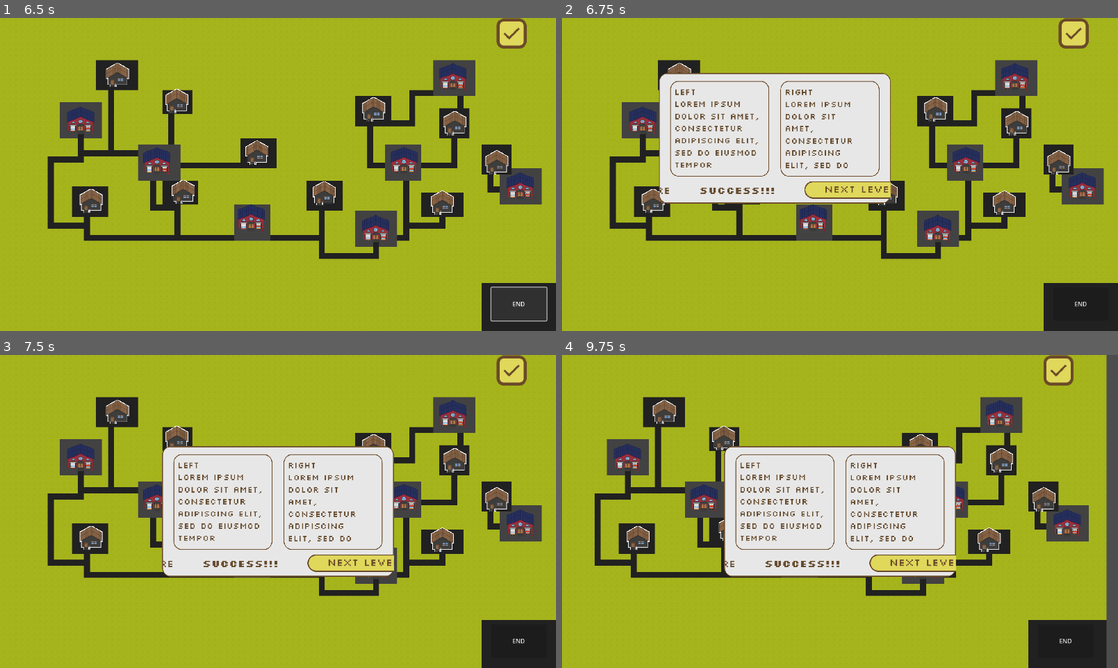
Above: before the commit, frames 1-4 (two rows, left to right).
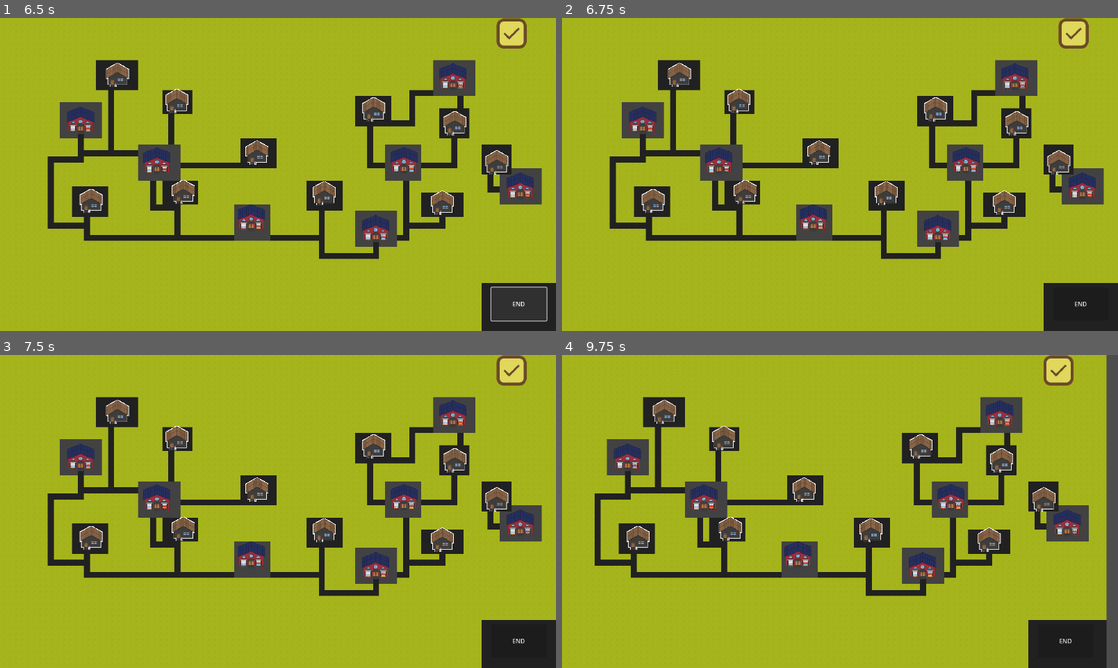
Above: after the commit, the same moments.

Repository: trang-ngn/SOS-Game
Game: Godot game, scene res://main.tscn
Same seed, same stepped clock (60 frames per second), same inputs: the game is played once before the commit and once after it.
Inputs (mouse positions are in pixels of both pictures, inside the frame that each line leads up to):
- Up to frame 1 (6.5 s): click "0 : 40" at 0.5 s; click "1 : 40" at 1.25 s; click "2 : 20" at 2 s; click "3 : 15" at 2.75 s; click "4 : 8" at 3.5 s; click "5 : 20" at 4.25 s; click "6 : 20" at 5 s; click "END" at 5.75 s
- Up to frame 2 (6.75 s): click (1073, 33) at 6.5 s
- Up to frame 3 (7.5 s): click (511, 370) at 7.25 s
- Up to frame 4 (9.75 s): click (923, 561) at 8.02 s; click (923, 561) at 8.77 s; tap Enter at 9.5 s; move the mouse to (962, 495) at 9.52 s; hold Right (right) from 9.53 s (still down)

Frame 1 is identical in both runs. In frame 2, 17% of the frame differs, in the area x 17-60%, y 17-60%; in frame 3, 17%; in frame 4, 17%, in the area x 29-71%, y 29-71%.

Commit message:
feat: add action for button when submit, show result and compare solution

Diff:
--- a/sos-game/Scripts/level_script.gd
+++ b/sos-game/Scripts/level_script.gd
@@ -1,53 +1,108 @@
 class_name Level
 extends Node2D
 
-var solution : Array[bool] = [false, false, true, true, true, true, false]
-var picked : Array[bool] = []
+var solution: Array[bool] = [false, false, true, true, true, true, false]
+var picked: Array[bool] = []
+var total_cost: float = 0
 
 #make sure the houses and station are in order
-@export var stations : Array[RescueStation]
-@export var houses : Array[House]
+@export var stations: Array[RescueStation]
+@export var houses: Array[House]
 
-func houses_covered()->bool : #check if all houses is covered
-	for house in houses :
-		if(!house.is_covered()) :
+
+func houses_covered()->bool: #check if all houses is covered
+	for house in houses:
+		if (!house.is_covered()):
 			return false
 
 	return true
 
-func update_picked() :
-	var result : Array[bool]
 
-	for station in stations :
+func update_picked():
+	var result: Array[bool] = []
+	var cost: float = 0
+
+	for station in stations:
 		result.append(station.is_built())
+		cost += station.cost if station.is_built() else 0
 
+	total_cost = cost
 	picked = result
 
-func _process(delta: float) -> void:
-	pass
+
+#func _process(delta: float) -> void:
+	#pass
 
 
 func _on_button_button_up() -> void:
 	update_picked()
-	if(houses_covered()) :
+	if (houses_covered()):
 		print("Optimal solution : ")
 		print_something(solution)
 		print("Your solution : ")
 		print_something(picked)
 
-
-	else :
+	else:
 		print("Not all house is covered\n")
 
+
 #cannot think of better name atm my bad
-func print_something(array : Array[bool]) ->void :
+func print_something(array: Array[bool]) -> void:
 	print("====================")
-	var i : int = 0
-	for value in array :
+	var i: int = 0
+
+	for value in array:
 		print(str(i) + " : " + str(value))
 		i += 1
+
 	print("====================\n")
 
 
 func _on_done_button_pressed() -> void:
+	update_picked()
+	print(stations)
+	var left_label: Label = $PopupPanel/ResultDialog/LeftLabel
+	var right_label: Label = $PopupPanel/ResultDialog/RightLabel
+	var score_label: Label = $PopupPanel/ResultDialog/HBoxContainer/ScoreLabel
+	var success_label: Label = $PopupPanel/ResultDialog/HBoxContainer/SuccessLabel
+	var next_level_button: TextureButton = $PopupPanel/ResultDialog/HBoxContainer/NextLevelButton
+	var try_again_button: TextureButton = $PopupPanel/ResultDialog/HBoxContainer/TryAgainButton
+	var optimal_solution: Solution = await get_optimal_solution()
+
+	if optimal_solution == null:
+		print("Cannot get the solution!")
+		return
+
+	print(optimal_solution)
+
+	left_label.text = "Optimal solution:\n" + "\n-Used %d stations" % [optimal_solution.selected.count(true)] + "\n-Total cost %.1f" % [optimal_solution.cost]
+
+	right_label.text="Your solution:\n" + "\n-Used %d stations" % [picked.count(true)] + "\n-Total cost %.1f" % [total_cost]
+	print(total_cost)
+	var percentage = float(total_cost) / optimal_solution.cost * 100
+
+	score_label.text = "Score: %.f%%" % percentage
+
+	var all_houses_covered = houses_covered()
+
+	right_label.text += "\n\nNot all houses are covered!" if not all_houses_covered else ""
+
+	var level_passed = percentage >= 80 and all_houses_covered;
+
+	success_label.text = "Success!!!" if level_passed else "FAILED!"
+	next_level_button.visible = level_passed
+	try_again_button.visible = not level_passed
 	$PopupPanel.popup_centered()
+
+
+func get_optimal_solution() -> Solution:
+	var i: Instance = Instance.new()
+	i.n = len(houses)
+
+	for station in stations:
+		i.costs.append(station.cost)
+		i.coverage.append(station.get_covered_houses())
+
+	var solution: Solution = await Resquest.get_solution(self, i)
+	print(solution)
+	return solution
--- a/sos-game/Scripts/station_script.gd
+++ b/sos-game/Scripts/station_script.gd
@@ -1,45 +1,60 @@
 class_name RescueStation
 extends Node2D
 
-var houses : Array[House]
-@export var cost : int
-@export var id : int
-var built : bool = false
+var houses: Array[House]
+@export var cost: int
+@export var id: int
+var built: bool = false
+
 
 func _ready() -> void:
 	initialize()
 
+
 func _on_button_button_up() -> void:
-	if(!built) :
+	if (!built):
 		built = true
-	else :
+	else:
 		built = false
+
 	change_state()
 
-func change_state()->void :
+
+func change_state()->void:
 	$Sprite2D.visible = built
 	#$TextEdit.visible = built
 	cover_houses(built)
 
-func cover_houses(value : bool)->void :
-	for h in houses :
-		if(value == true)  :
+
+func cover_houses(value: bool)->void:
+	for h in houses:
+		if (value == true):
 			h.num_stat_cover += 1
 			h.set_outline()
-		elif (value == false && h.num_stat_cover == 0) :
+		elif(value == false && h.num_stat_cover == 0):
 			h.num_stat_cover = 0
 			h.set_outline()
-		else :
+		else:
 			h.num_stat_cover -= 1
 			h.set_outline()
 
 
+func get_covered_houses() -> Array:
+	var bodies: Array = $Radius.get_overlapping_bodies()
+	var index_array: Array = []
+
+	for body in bodies:
+		if body is House:
+			index_array.append(body.id)
+
+	return index_array
 
 
-func is_built()->bool :
+func is_built()->bool:
 	return built
 
-func initialize() -> void :
+
+func initialize() -> void:
 	$Sprite2D.visible = false
 	$Plot.text = str(id) + " : " +str(cost)
 	$StationNumber.visible = false
@@ -50,8 +65,10 @@
 func _on_area_2d_body_entered(body: House) -> void:
 	houses.append(body)
 
+
 func _on_button_mouse_entered() -> void:
 	$Radius/RadiusSize.visible = true
 
+
 func _on_button_mouse_exited() -> void:
 	$Radius/RadiusSize.visible = false
